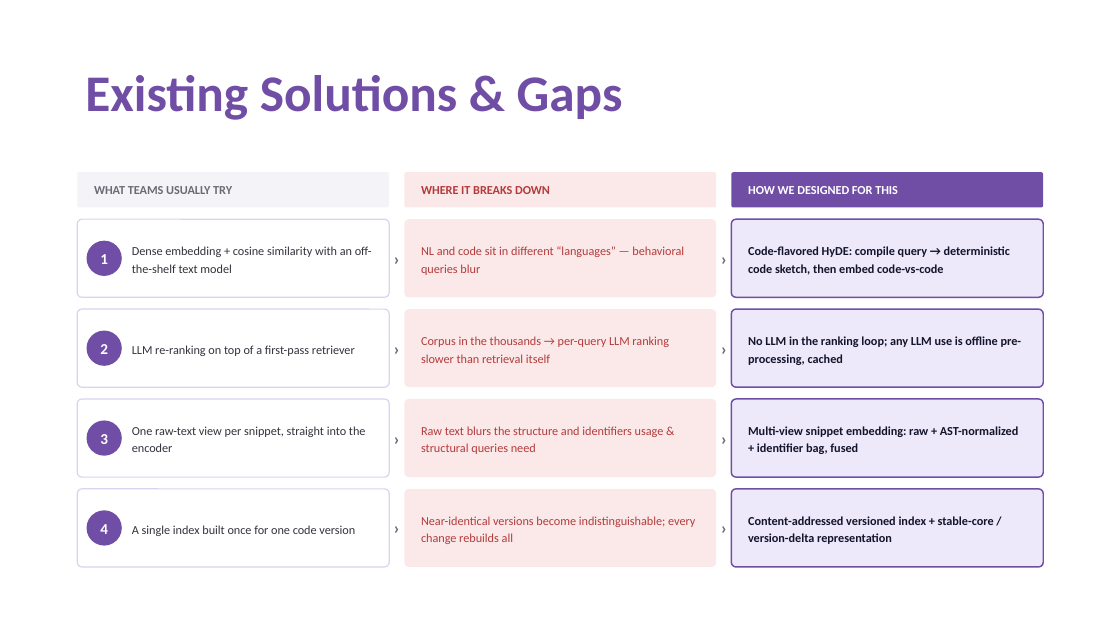
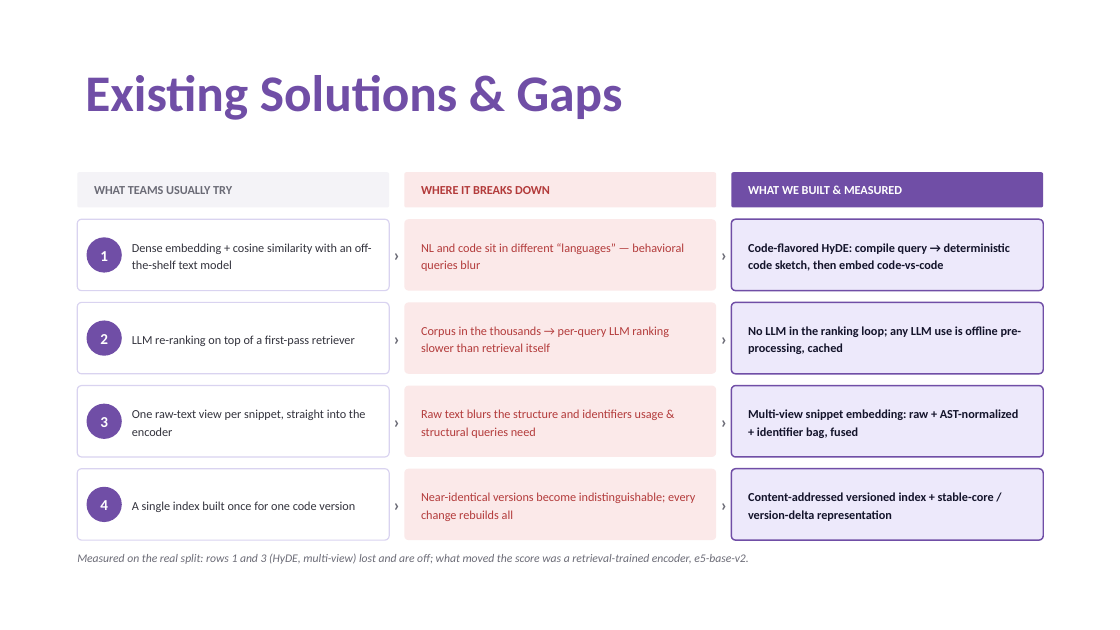
Before and after one commit to Ajha2005/samsung-prism, a slide deck: slide 3 of submission/Thapar_Trace_Submission_ppt.pptx. Drawn at 1120x630 pixels with LibreOffice and Linux fonts; fonts in the diff are those of the drawing. Boxes give left, top, right and bottom in pixels: in the first picture for what was removed or moved away, otherwise in the second. Text is boxed around its words. In the diff, an @@ line names an element or a change of style, - is before the commit and + after.

```diff
--- a/submission/Thapar_Trace_Submission_ppt.pptx
+++ b/submission/Thapar_Trace_Submission_ppt.pptx
@@ text at bbox=[748, 186, 902, 194]: text changed @@
-HOW WE DESIGNED FOR THIS
+WHAT WE BUILT & MEASURED
@@ rounded rectangle: place and size @@
-rounded rectangle at bbox=[77, 219, 389, 297]
+rounded rectangle at bbox=[77, 219, 389, 291]
@@ text "Dense embedding + cosine similarity ...": place and size @@
-text "Dense embedding + cosine similarity ..." at bbox=[132, 246, 372, 273]
+text "Dense embedding + cosine similarity ..." at bbox=[132, 243, 372, 269]
@@ rounded rectangle: place and size @@
-rounded rectangle at bbox=[404, 219, 716, 297]
+rounded rectangle at bbox=[404, 219, 716, 291]
@@ text "NL and code sit in ...": place and size @@
-text "NL and code sit in ..." at bbox=[421, 246, 684, 275]
+text "NL and code sit in ..." at bbox=[421, 243, 684, 271]
@@ rounded rectangle: place and size @@
-rounded rectangle at bbox=[732, 219, 1044, 297]
+rounded rectangle at bbox=[732, 219, 1044, 291]
@@ text "Code-flavored HyDE: compile query → ...": place and size @@
-text "Code-flavored HyDE: compile query → ..." at bbox=[748, 246, 1010, 275]
+text "Code-flavored HyDE: compile query → ..." at bbox=[748, 243, 1010, 271]
@@ text "›": place and size @@
-text "›" at bbox=[386, 245, 407, 271]
+text "›" at bbox=[386, 242, 407, 267]
@@ text "›": place and size @@
-text "›" at bbox=[714, 245, 734, 271]
+text "›" at bbox=[714, 242, 734, 267]
@@ rounded rectangle: place and size @@
-rounded rectangle at bbox=[77, 309, 389, 387]
+rounded rectangle at bbox=[77, 302, 389, 374]
@@ text "LLM re-ranking on top of ...": place and size @@
-text "LLM re-ranking on top of ..." at bbox=[132, 345, 355, 356]
+text "LLM re-ranking on top of ..." at bbox=[132, 335, 355, 346]
@@ rounded rectangle: place and size @@
-rounded rectangle at bbox=[404, 309, 716, 387]
+rounded rectangle at bbox=[404, 302, 716, 374]
@@ text "Corpus in the thousands → ...": place and size @@
-text "Corpus in the thousands → ..." at bbox=[421, 336, 669, 363]
+text "Corpus in the thousands → ..." at bbox=[421, 326, 669, 352]
@@ 2 texts, 1 ellipse: place and size @@
-2 texts, 1 ellipse at bbox=[87, 331, 734, 366]
+2 texts, 1 ellipse at bbox=[87, 320, 734, 355]
@@ rounded rectangle: place and size @@
-rounded rectangle at bbox=[732, 309, 1044, 387]
+rounded rectangle at bbox=[732, 302, 1044, 374]
@@ text "No LLM in the ranking ...": place and size @@
-text "No LLM in the ranking ..." at bbox=[748, 336, 1022, 365]
+text "No LLM in the ranking ..." at bbox=[748, 326, 1022, 354]
@@ rounded rectangle: place and size @@
-rounded rectangle at bbox=[77, 399, 389, 477]
+rounded rectangle at bbox=[77, 386, 389, 457]
@@ rounded rectangle: place and size @@
-rounded rectangle at bbox=[404, 399, 716, 477]
+rounded rectangle at bbox=[404, 386, 716, 457]
@@ rounded rectangle: place and size @@
-rounded rectangle at bbox=[732, 399, 1044, 477]
+rounded rectangle at bbox=[732, 386, 1044, 457]
@@ ellipse "3": place and size @@
-ellipse "3" at bbox=[87, 420, 122, 455]
+ellipse "3" at bbox=[87, 403, 122, 439]
@@ text "One raw-text view per snippet, ...": place and size @@
-text "One raw-text view per snippet, ..." at bbox=[132, 426, 366, 452]
+text "One raw-text view per snippet, ..." at bbox=[132, 409, 366, 436]
@@ text "›": place and size @@
-text "›" at bbox=[386, 426, 407, 451]
+text "›" at bbox=[386, 408, 407, 434]
@@ text "Raw text blurs the structure ...": place and size @@
-text "Raw text blurs the structure ..." at bbox=[421, 426, 664, 454]
+text "Raw text blurs the structure ..." at bbox=[421, 409, 664, 438]
@@ text "›": place and size @@
-text "›" at bbox=[714, 426, 734, 451]
+text "›" at bbox=[714, 408, 734, 434]
@@ text "Multi-view snippet embedding: raw + ...": place and size @@
-text "Multi-view snippet embedding: raw + ..." at bbox=[748, 426, 1019, 454]
+text "Multi-view snippet embedding: raw + ..." at bbox=[748, 409, 1019, 438]
@@ rounded rectangle: place and size @@
-rounded rectangle at bbox=[77, 489, 389, 567]
+rounded rectangle at bbox=[77, 469, 389, 540]
@@ text "A single index built once ...": place and size @@
-text "A single index built once ..." at bbox=[132, 525, 355, 536]
+text "A single index built once ..." at bbox=[132, 501, 355, 512]
@@ rounded rectangle: place and size @@
-rounded rectangle at bbox=[404, 489, 716, 567]
+rounded rectangle at bbox=[404, 469, 716, 540]
@@ text "Near-identical versions become indistinguishable; every ...": place and size @@
-text "Near-identical versions become indistinguishable; every ..." at bbox=[421, 516, 695, 544]
+text "Near-identical versions become indistinguishable; every ..." at bbox=[421, 492, 695, 521]
@@ rounded rectangle: place and size @@
-rounded rectangle at bbox=[732, 489, 1044, 567]
+rounded rectangle at bbox=[732, 469, 1044, 540]
@@ text "Content-addressed versioned index + stable-core ...": place and size @@
-text "Content-addressed versioned index + stable-core ..." at bbox=[748, 516, 994, 544]
+text "Content-addressed versioned index + stable-core ..." at bbox=[748, 492, 994, 521]
@@ 2 texts, 1 ellipse: place and size @@
-2 texts, 1 ellipse at bbox=[87, 511, 734, 546]
+2 texts, 1 ellipse at bbox=[87, 486, 734, 522]
@@ text added at bbox=[77, 554, 749, 564], 10 pt, text #6B6B76, italic @@
+Measured on the real split: rows 1 and 3 (HyDE, multi-view) lost and are off; what moved the score was a retrieval-trained encoder, e5-base-v2.
```
Also in this commit, not shown: 5 other slides changed, 1 other file.
